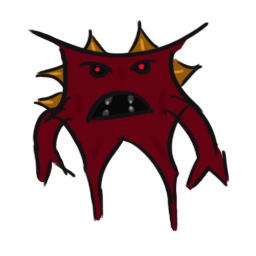
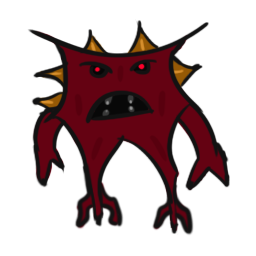
Revision of a layered 256 × 256 image; what changed, layer by layer:
painted on "Layer 2" over bbox(38, 95, 230, 192)
painted on "Layer 1" over bbox(31, 25, 230, 236)
painted on "Layer 3" over bbox(75, 180, 192, 233)
